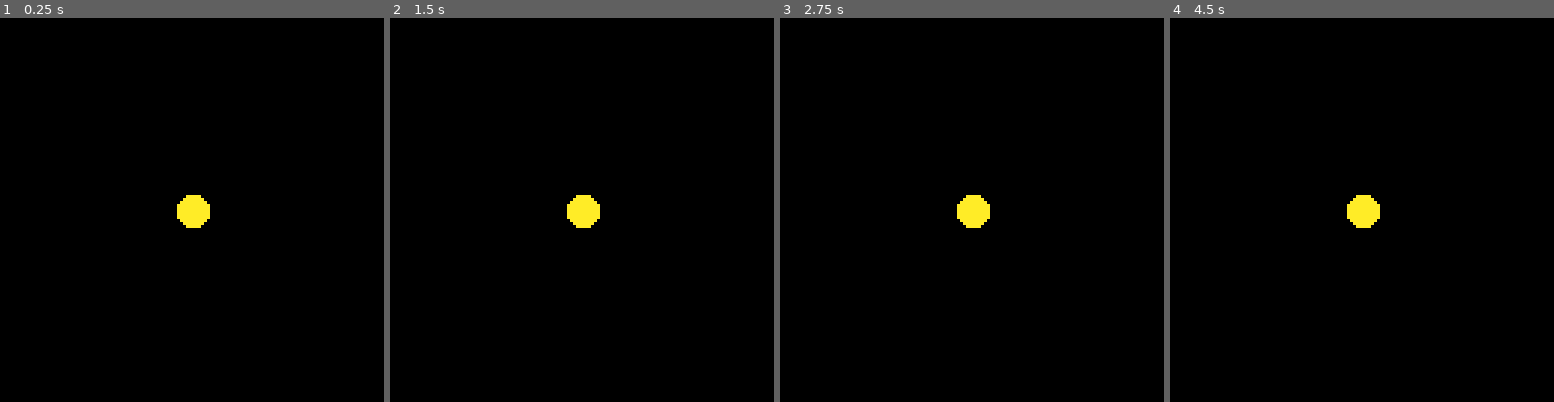
Above: before the commit, frames 1-4 (left to right).
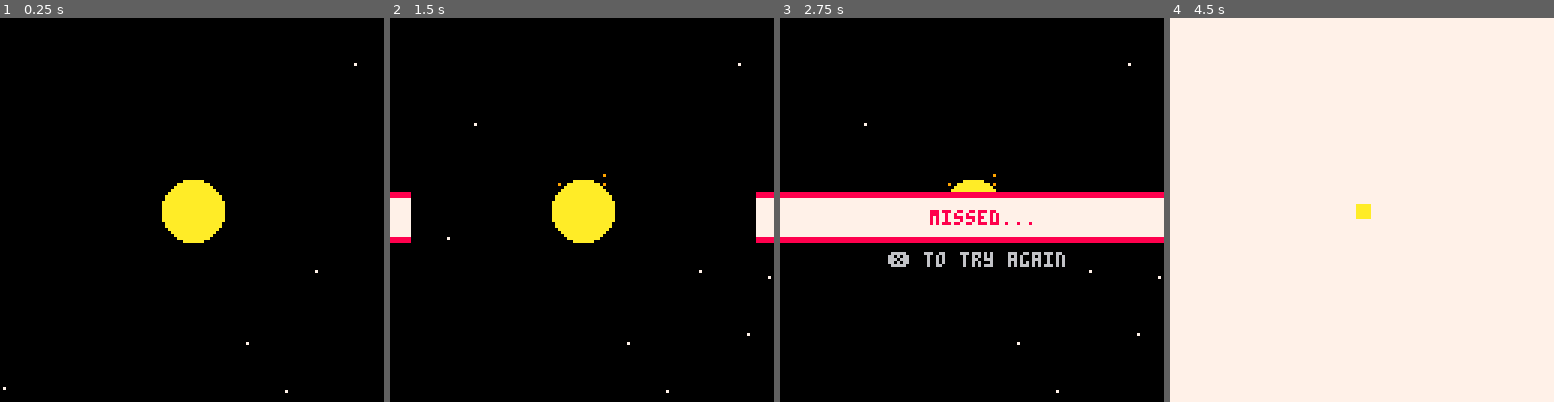
Above: after the commit, the same moments.

Repository: JoshFung/3xoplorers
Game: PICO-8 cartridge photo_game/photo_game.p8
Two runs of this game, one before a commit and one after it. Both use one fixed random seed, a clock stepped at 60 frames per second and the inputs below.
Inputs:
- Up to frame 1 (0.25 s): no input
- Up to frame 2 (1.5 s): tap X (X key) at 0.33, 1.07 s
- Up to frame 3 (2.75 s): tap X (X key) at 1.85 s
- Up to frame 4 (4.5 s): tap X (X key) at 2.97, 4.08 s

The runs differ from the first frame. In frame 1, 1.6% of the frame differs, in the area x 0-93%, y 11-98%; in frame 2, 3.0%; in frame 3, 14%; in frame 4, 100%, in the area x 0-100%, y 0-100%.

Commit message:
Finished most of photo game

Diff:
--- a/photo_game/photo_game.p8
+++ b/photo_game/photo_game.p8
@@ -3,27 +3,25 @@
 __lua__
 -- init func --
 function _init()
-	circles = {}
-	spawn_timer = 30
-	spawn_delay = 120
-end
-
+	reset_game()
+end
+
+function reset_game()
+	state = "before"
+
+	ibefore()
+	isnap()
+	iafter()
+end
 
 -- update func --
 function _update()
-	spawn_timer += 1
-	if spawn_timer > spawn_delay then
-		spawn_timer = rnd(61)
-		spawn_circle()
-	end
-
-	for circle in all(circles) do
-		circle.x += circle.dx
-		circle.y += circle.dy
-
-		if circle.x > 128 or circle.y > 128 or circle.x < 0 or circle.y < 0 then
-			del(circles, circle)
-		end
+	if state == "before" then
+		ubefore()
+	elseif state == "snap" then
+		usnap()
+	elseif state == "after" then
+		uafter()
 	end
 end
 
@@ -32,26 +30,45 @@
 function _draw()
  cls()
 
- circfill(64, 64, 5, 10) -- sun
+ draw_entities()
+
+ if state == "before" then
+ 	dbefore()
+ elseif state == "snap" then
+ 	dsnap()
+ elseif state == "after" then
+ 	dafter()
+ end
+end
+
+-->8
+-- draw entities
+function draw_entities()
+	draw_particles(stars)
+	draw_particles(flares)
+	circfill(64, 64, main_radius, 10) -- main star
 
  for circle in all(circles) do
  	circfill(circle.x, circle.y, circle.radius, circle.clr)
 	end
 end
 
--->8
+--------------------------------
+
 -- adds randomized circle to table of circles
 function spawn_circle()
 
 	local x, y = choose_spawn()
 
 	-- 1/3 passes over sun
-	local target_x, target_y
+	local target_x, target_y, radius
 	if rnd(3) < 1 then
 		target_x, target_y = 64, 64
+		radius = 14 -- radius of 12 is actually tough
 	else
 		target_x = 64 + (rnd(64) - 32)
 		target_y = 64 + (rnd(64) - 32)
+		radius = 7 + rnd(5)
 	end
 
 	local dx, dy = target_x - x, target_y - y
@@ -64,13 +81,15 @@
 	-- randomized speed factor -> [2, 4]
 	local speed_factor = (2 + rnd(2))
 
+	local clr_list = {7, 9, 12}
+
 	local circle = {
 		x = x,
 		y = y,
-		radius = 5,
+		radius = radius,
 		dx = dx * speed_factor,
 		dy = dy * speed_factor,
-		clr = 6
+		clr = flr(rnd(clr_list))
 	}
 
 	add(circles, circle)
@@ -99,6 +118,191 @@
 	return x, y
 end
 
+--------------------------------
+
+-- create stars
+function create_stars()
+ for i=1,1 do
+  add(stars, {
+  	x=rnd(128+64),
+   y=rnd(128),
+   dx=rnd(0.5)+0.5,
+   dy=rnd(2)-1,
+   radius=0,
+   timer=20,
+   clr=7})
+ end
+
+ for p in all(stars) do
+  p.x -= p.dx
+  p.timer -= 1
+ 	if (p.timer < 0) del(stars, p)
+ end
+end
+
+
+-- create sun flares
+function create_flares()
+ for i=1,2 do
+ 	add(flares, {
+ 		x=64,
+ 		y=64,
+   rad=0,
+   dx=rnd(2)-1,
+   dy=rnd(2)-1,
+   timer=15 + rnd(10),
+   clr=10,
+   gravity=0.001})
+ end
+
+ for p in all(flares) do
+  p.x+=p.dx
+  p.y+=p.dy
+  p.dy+=p.gravity
+
+  if (p.timer < 20) p.clr=9
+  if (p.timer < 10) p.clr=10
+
+  p.timer -= 1
+  if (p.timer < 0) del(flares, p)
+ end
+end
+
+-- particle drawer
+function draw_particles(prt)
+    for p in all(prt) do
+        circfill(p.x,p.y,p.radius,p.clr)
+    end
+end
+-->8
+function ibefore()
+	circles = {}
+	stars = {}
+	flares = {}
+	spawn_timer = 15
+	spawn_delay = 120
+	main_radius = 10
+	expanding = true
+	pulsate_speed = 0.0125
+end
+
+
+function ubefore()
+	create_stars()
+	create_flares()
+
+	if expanding then
+		main_radius += pulsate_speed
+		if (main_radius >= 11) expanding=false
+	else
+		main_radius -= pulsate_speed
+		if (main_radius <= 9) expanding=true
+	end
+
+	if (btnp(❎)) state="snap"
+
+	spawn_timer += 1
+	if (spawn_timer > spawn_delay) spawn_timer=rnd(15) spawn_circle()
+
+	for circle in all(circles) do
+		circle.x += circle.dx
+		circle.y += circle.dy
+
+		-- remove circles that are off-screen
+		if circle.x > 128 or circle.y > 128 or circle.x < 0 or circle.y < 0 then
+			del(circles, circle)
+		end
+	end
+end
+
+
+function dbefore()
+end
+-->8
+function isnap()
+	shutter_radius = 1
+	speed = 6
+	is_closing = true
+end
+
+function usnap()
+	if is_closing then
+		shutter_radius += speed
+		if (shutter_radius >= 65) is_closing=false
+
+	else
+		shutter_radius -= speed
+		if (shutter_radius <= 1) state="after"
+	end
+end
+
+function dsnap()
+
+	local clr = 7
+	rectfill(-1, -1, 128, shutter_radius, clr)
+	rectfill(-1, 128, 128, 128 - shutter_radius, clr)
+	rectfill(-1, -1, shutter_radius, 128, clr)
+	rectfill(128, -1, 128 - shutter_radius, 128, clr)
+end
+-->8
+function iafter()
+	counter = -30
+	show_banner = false
+	show_message = false
+	covered = false
+end
+
+--------------------------------
+function uafter()
+	if covered == false then
+		for c in all(circles) do
+			if (is_covering(c.x, c.y, c.radius)) covered=true
+		end
+	end
+
+	counter += 3
+
+	if (counter >= 0) show_banner=true
+	if (counter >= 72) show_message=true
+end
+
+function is_covering(x, y, r)
+	local dist = sqrt((64-x)^2 + (64-y)^2)
+	return dist + 10 <= r
+end
+
+--------------------------------
+function dafter()
+
+	local message, clr = "success!", 3
+	if (not covered) message="missed..." clr=8
+
+	if show_banner == true then
+		rectfill(-1, 60, counter, 72, 7)
+		rectfill(128, 60, 128-counter, 72, 7)
+
+		rectfill(-1, 58, counter, 59, clr)
+		rectfill(128, 58, 128-counter, 59, clr)
+		rectfill(-1, 73, counter, 74, clr)
+		rectfill(128, 73, 128-counter, 74, clr)
+	end
+
+	if show_message == true then
+	 if covered == true then
+			print(message, 50, 64, clr)
+			rectfill(36, 76, 94, 84, 0)
+			print("❎ to continue", 38, 78, 6)
+			if (btnp(❎)) state="---" -- todo
+		else
+			print(message, 50, 64, clr)
+			rectfill(34, 76, 96, 84, 0)
+			print("❎ to try again", 36, 78, 6)
+			if (btnp(❎)) reset_game()
+		end
+	end
+
+
+end
 __gfx__
 00000000000000000000000000000000000000000000000000000000000000000000000000000000000000000000000000000000000000000000000000000000
 00000000000000000000000000000000000000000000000000000000000000000000000000000000000000000000000000000000000000000000000000000000
